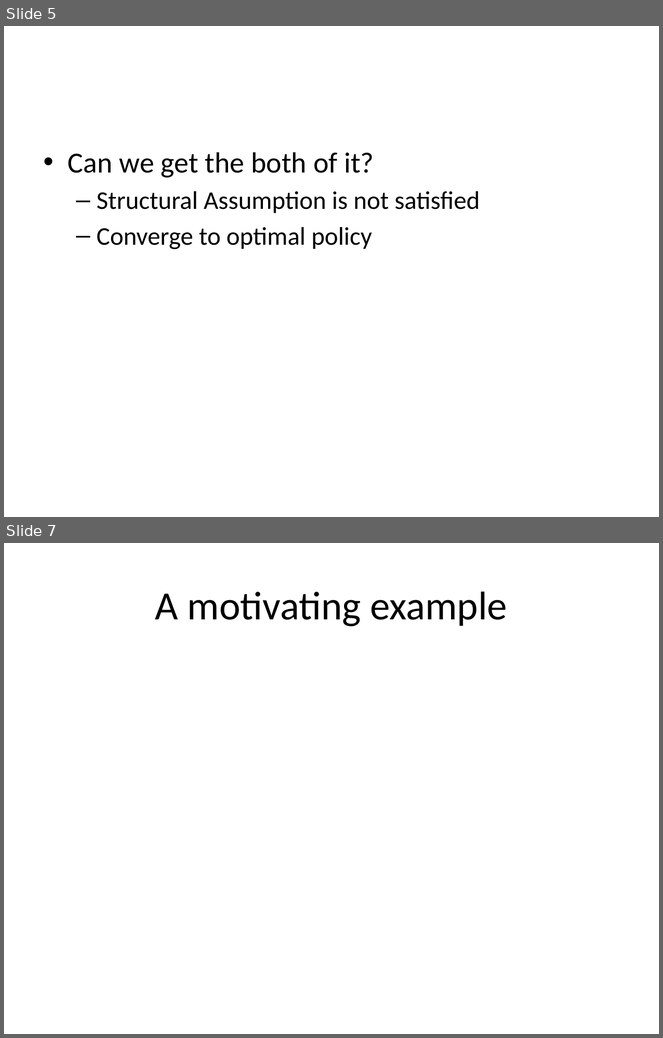
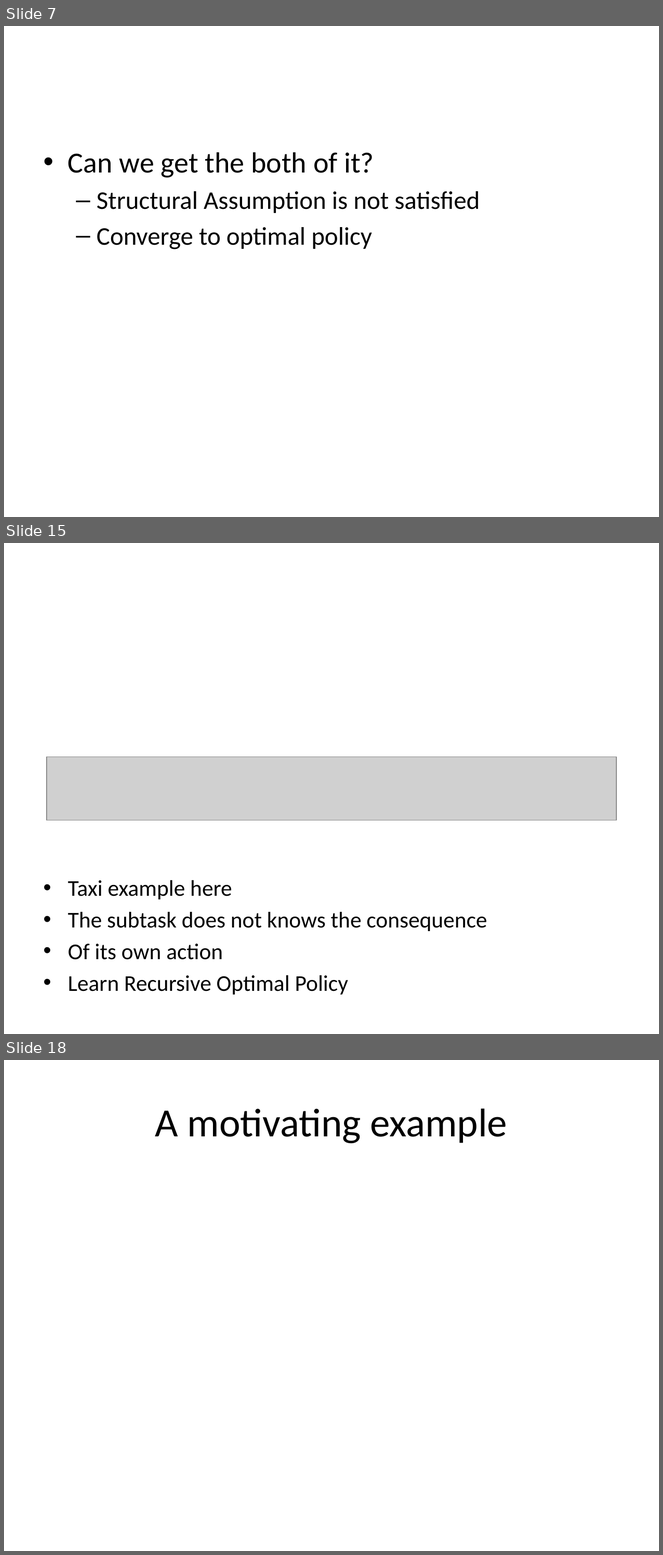
Before and after one commit to lono175/Thesis, a slide deck: OptimalPlanning.pptx. Shown one above the other, each under a label of ours: slides 5 and 7 before the commit, slides 7, 15 and 18 after it; the slides between them are not shown. The pictures are 663x1038 and 663x1555 pixels, drawn with LibreOffice and Linux fonts; fonts in the diff are those of the drawing; grey boxes stand for pictures. Boxes give left, top, right and bottom in pixels: in the first picture for what was removed or moved away, otherwise in the second. Text is boxed around its words. In the diff, an @@ line names an element or a change of style, - is before the commit and + after.

```diff
--- a/OptimalPlanning.pptx
+++ b/OptimalPlanning.pptx
@@ slide 15 added at <box>4,543,659,1034</box>, background #FFFFFF @@
@@ picture added at <box>47,757,617,821</box> @@
@@ text added at <box>68,880,487,995</box>, 24.8 pt, text #000000 @@
+• Taxi example here
+• The subtask does not knows the consequence
+• Of its own action
+• Learn Recursive Optimal Policy
@@ what was slide 5 is now slide 7 @@
@@ what was slide 7 is now slide 18 @@
```
Also in this commit, not shown: 10 slides changed, 25 other slides added, 1 slide removed.
